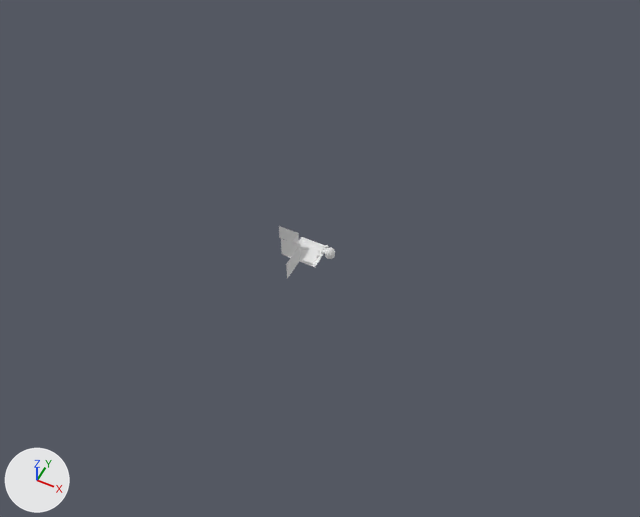
The OBJ model models/backCommunity.obj: old version first, new version second.
Before and after are seen from a 50 mm camera at (433.0, -825.0, 1026.0) aimed at (0.0, 42.0, -58.0). Every picture has the same lights, and +X, +Y and +Z are marked at lower left. Where no turn or scale is listed for an object, it has been applied to the vertices.
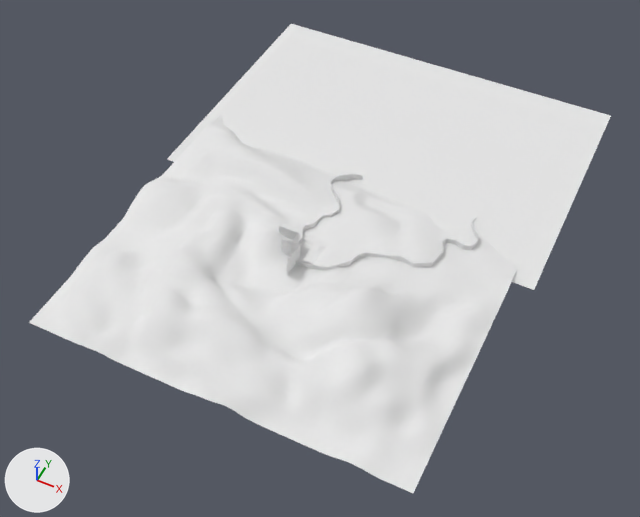
Scene script edits in JSON lines:
```json
{"op": "add", "block": "mat_material_004", "code": ["mat_material_004 = principled_material('Material.004')", "mat_material_004.base_color = (0.8, 0.8, 0.8)  # white #e7e7e7", "mat_material_004.roughness = 1.0"]}
{"op": "add", "block": "me_plane_008_plane_009", "code": ["me_plane_008_plane_009 = bpy.data.meshes.new('Plane.008_Plane.009')", "me_plane_008_plane_009.from_pydata([(-327.0, 96.0, -16.0), (337.0, 96.0, -16.0), (-327.0, 562.0, -16.0), (337.0, 562.0, -16.0)], [], [(0, 1, 3, 2)])", "me_plane_008_plane_009.materials.append(mat_material_004)  # white #e7e7e7"]}
{"op": "add", "block": "me_plane_007_plane_008", "code": ["me_plane_007_plane_008 = bpy.data.meshes.new('Plane.007_Plane.008')", "me_plane_007_plane_008.from_pydata(...)  # 216 vertices, 210 faces, 4 loose edges; spans x -37.0..228.0, y -35.0..254.0, z -39.0..16.0", "me_plane_007_plane_008.materials.append(mat_material_004)  # white #e7e7e7"]}
{"op": "add", "block": "me_plane_006", "code": ["me_plane_006 = bpy.data.meshes.new('Plane.006')", "me_plane_006.from_pydata(...)  # 4225 vertices, 4097 faces; spans x -312.0..305.0, y -303.0..306.0, z -42.0..61.0", "me_plane_006.materials.append(mat_material_004)  # white #e7e7e7"]}
{"op": "remove", "block": "ob_sphere", "code": ["ob_sphere = bpy.data.objects.new('Sphere', me_sphere)", "ob_sphere.location = (0.0, 0.0, 0.0)"]}
{"op": "add", "block": "ob_plane_008_plane_009", "code": ["ob_plane_008_plane_009 = bpy.data.objects.new('Plane.008_Plane.009', me_plane_008_plane_009)", "ob_plane_008_plane_009.location = (0.0, 0.0, 0.0)"]}
{"op": "add", "block": "ob_plane_007_plane_008", "code": ["ob_plane_007_plane_008 = bpy.data.objects.new('Plane.007_Plane.008', me_plane_007_plane_008)", "ob_plane_007_plane_008.location = (0.0, 0.0, 0.0)"]}
{"op": "add", "block": "ob_plane_006", "code": ["ob_plane_006 = bpy.data.objects.new('Plane.006', me_plane_006)", "ob_plane_006.location = (0.0, 0.0, 0.0)"]}
```

Location of each change, [x1, y1, x2, y2] in pixels of the pictures (640 x 517 px):
```json
{"object": "Plane.006", "change": "added", "after": [29, 115, 518, 493]}
{"object": "Plane.008_Plane.009", "change": "added", "after": [167, 24, 611, 290]}
{"object": "Plane.007_Plane.008", "change": "added", "after": [288, 174, 479, 270]}
{"object": "Sphere", "change": "deleted", "before": [325, 247, 335, 259]}
```
